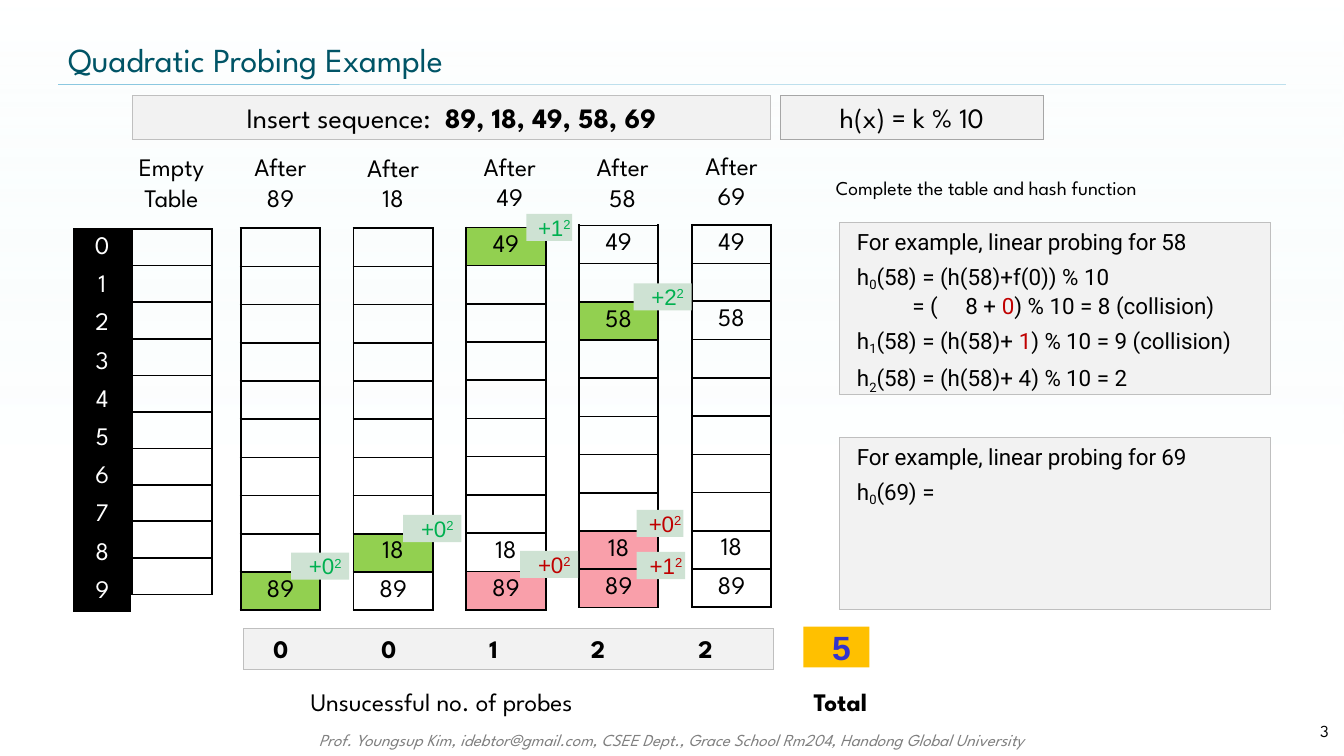
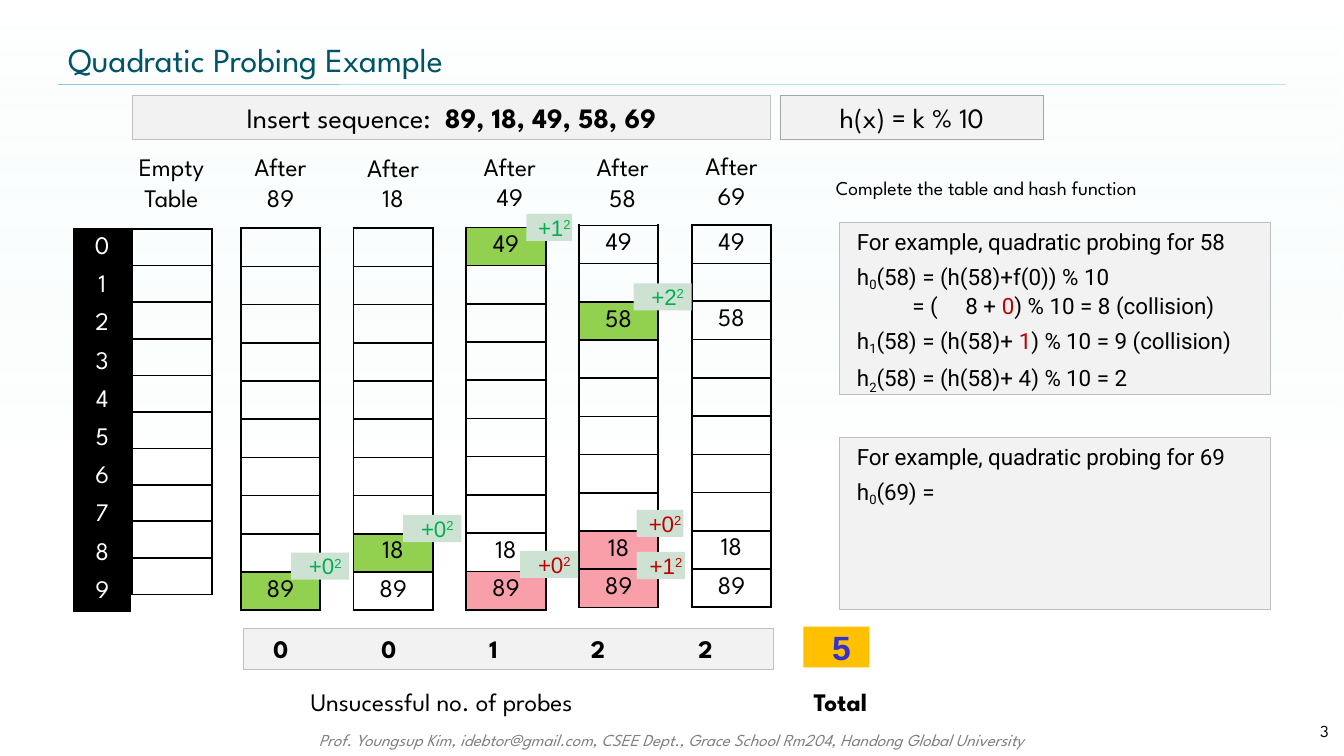
Before and after one commit to idebtor/nowic, a slide deck: slide 3 of ppts/PSet Final HashingQuiz.pptx. Drawn at 1344x756 pixels with LibreOffice and Linux fonts; fonts in the diff are those of the drawing; background and template pictures are left out. Boxes give left, top, right and bottom in pixels: in the first picture for what was removed or moved away, otherwise in the second. Text is boxed around its words. In the diff, an @@ line names an element or a change of style, - is before the commit and + after.

```diff
--- a/ppts/PSet Final HashingQuiz.pptx
+++ b/ppts/PSet Final HashingQuiz.pptx
@@ text in rectangle at box(857, 233, 1225, 255): text changed @@
-  For example, linear probing for 58
+  For example, quadratic probing for 58
@@ text in rectangle at box(857, 448, 1225, 470): text changed @@
-  For example, linear probing for 69
+  For example, quadratic probing for 69
```
Also in this commit, not shown: 2 other slides changed, 1 other file.
